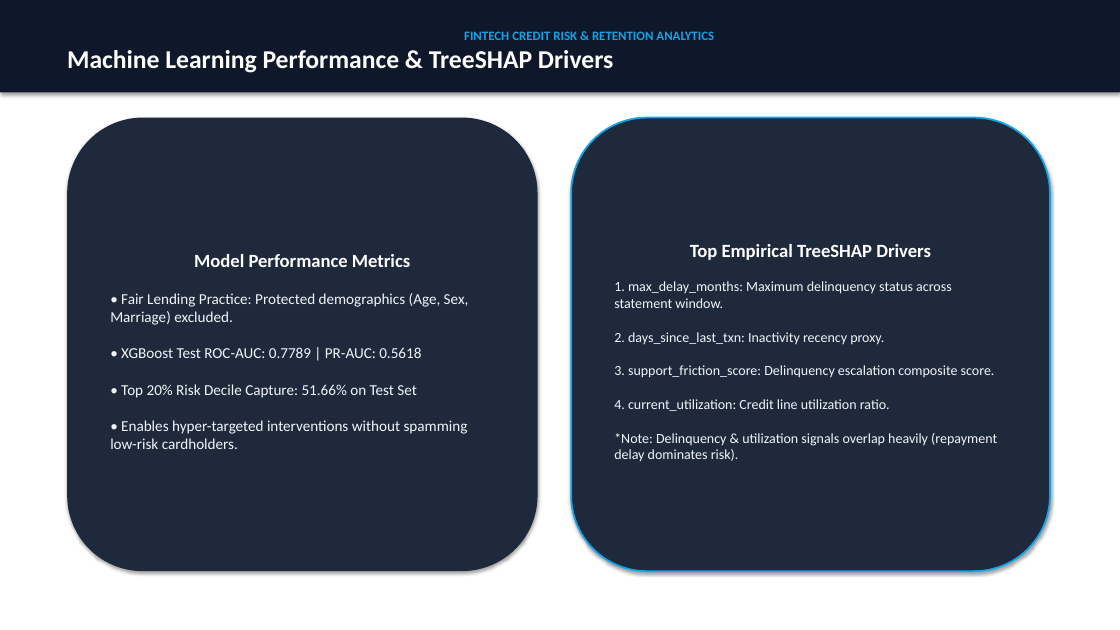
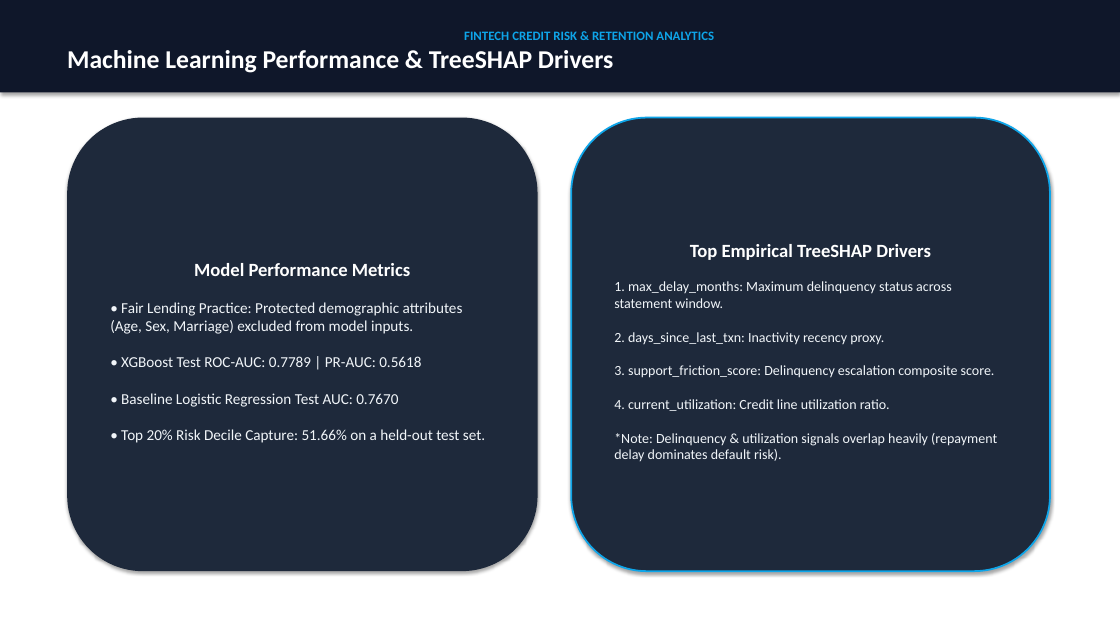
Before and after one commit to PriyankaHichkad/Fintech-Customer-Churn-Analytics, a slide deck: slide 4 of exports/FinTech_Churn_Retention_Strategy.pptx. Drawn at 1120x630 pixels with LibreOffice and Linux fonts; fonts in the diff are those of the drawing. Boxes give left, top, right and bottom in pixels: in the first picture for what was removed or moved away, otherwise in the second. Text is boxed around its words. In the diff, an @@ line names an element or a change of style, - is before the commit and + after.

```diff
--- a/exports/FinTech_Churn_Retention_Strategy.pptx
+++ b/exports/FinTech_Churn_Retention_Strategy.pptx
@@ text in rounded rectangle at (614,281,997,461): text changed @@
-1. max_delay_months: Maximum delinquency status across statement window.
-2. days_since_last_txn: Inactivity recency proxy.
-3. support_friction_score: Delinquency escalation composite score.
-4. current_utilization: Credit line utilization ratio.
-*Note: Delinquency & utilization signals overlap heavily (repayment delay dominates risk).
+1. max_delay_months: Maximum delinquency status across statement window.
+2. days_since_last_txn: Inactivity recency proxy.
+3. support_friction_score: Delinquency escalation composite score.
+4. current_utilization: Credit line utilization ratio.
+*Note: Delinquency & utilization signals overlap heavily (repayment delay dominates default risk).
@@ text in rounded rectangle at (110,302,485,443): text changed @@
-• Fair Lending Practice: Protected demographics (Age, Sex, Marriage) excluded.
-• XGBoost Test ROC-AUC: 0.7789 | PR-AUC: 0.5618
-• Top 20% Risk Decile Capture: 51.66% on Test Set
-• Enables hyper-targeted interventions without spamming low-risk cardholders.
+• Fair Lending Practice: Protected demographic attributes (Age, Sex, Marriage) excluded from model inputs.
+• XGBoost Test ROC-AUC: 0.7789 | PR-AUC: 0.5618
+• Baseline Logistic Regression Test AUC: 0.7670
+• Top 20% Risk Decile Capture: 51.66% on a held-out test set.
```
Also in this commit, not shown: 2 other slides changed, 1 other file.
